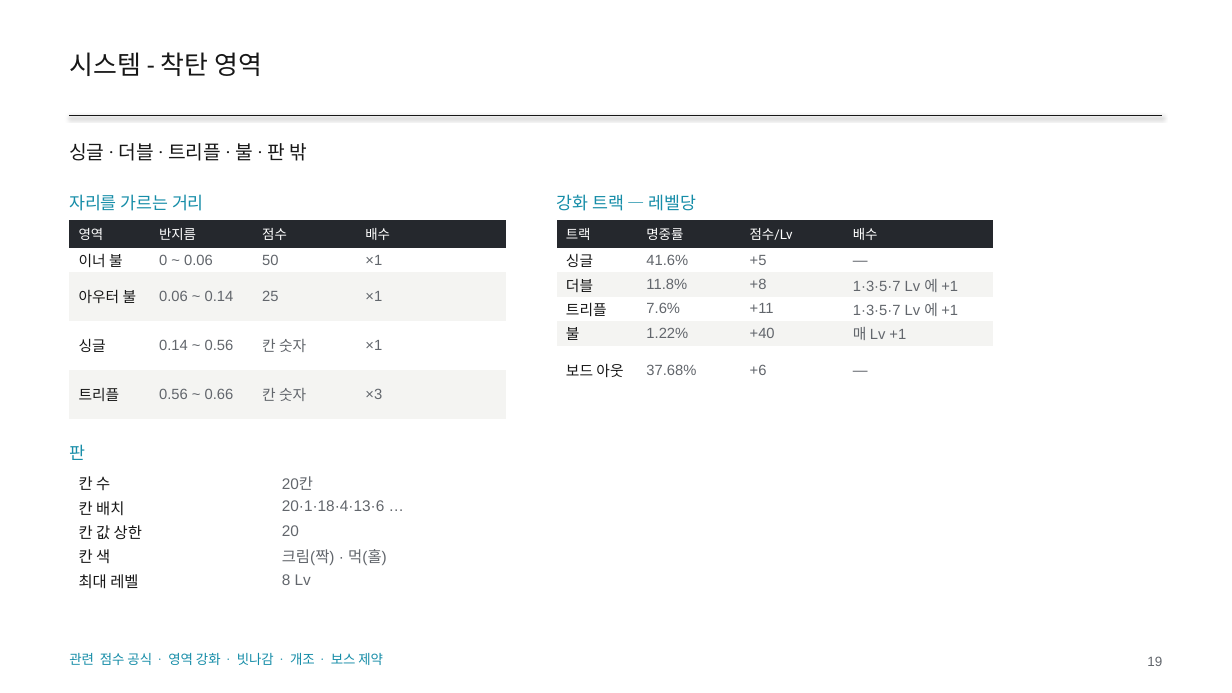
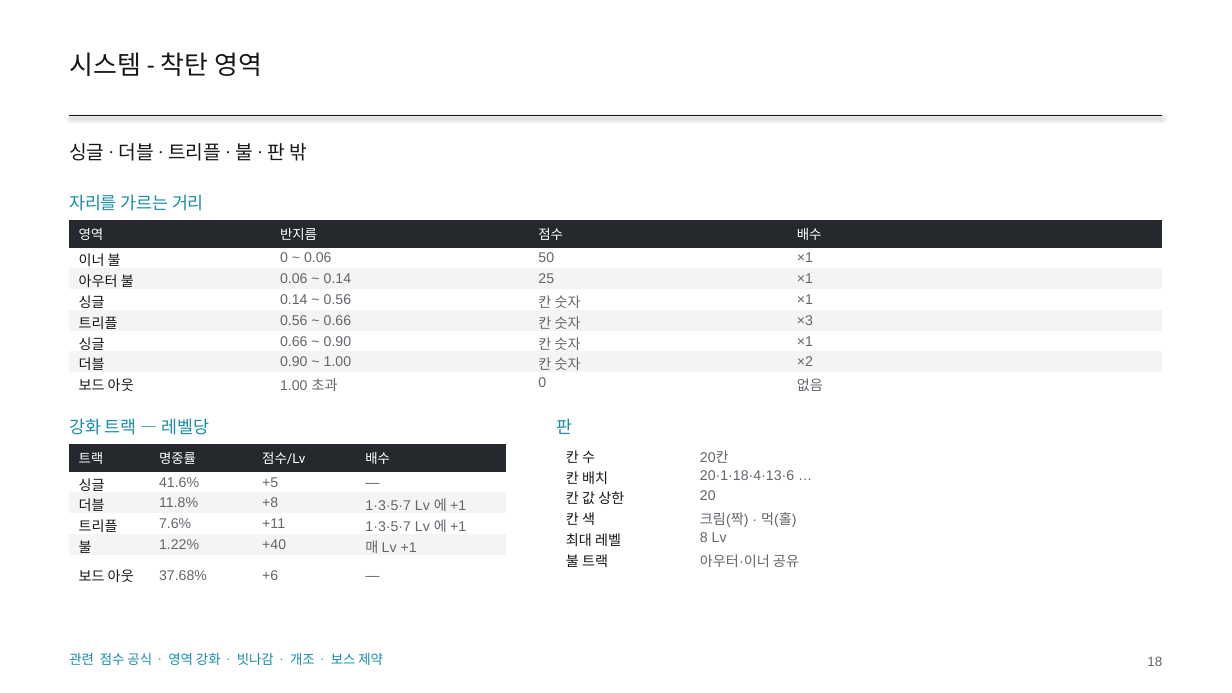
Before and after one commit to GGbong69/test-03, a slide deck: slide 18 of docs/HIGHTONE_기획서.pptx (slide 19 before the commit). Drawn at 1232x693 pixels with LibreOffice and Linux fonts; fonts in the diff are those of the drawing. Boxes give left, top, right and bottom in pixels: in the first picture for what was removed or moved away, otherwise in the second. Text is boxed around its words. In the diff, an @@ line names an element or a change of style, - is before the commit and + after.

```diff
--- a/docs/HIGHTONE_기획서.pptx
+++ b/docs/HIGHTONE_기획서.pptx
@@ table at [69, 220, 1164, 395] @@
+row 6: 싱글 | 0.66 ~ 0.90 | 칸 숫자 | ×1
+row 7: 더블 | 0.90 ~ 1.00 | 칸 숫자 | ×2
+row 8: 보드 아웃 | 1.00 초과 | 0 | 없음
@@ table: place and size @@
-table at [69, 220, 506, 419]
+table at [69, 220, 1164, 395]
@@ text "강화 트랙 — 레벨당": place and size @@
-text "강화 트랙 — 레벨당" at [557, 194, 697, 211]
+text "강화 트랙 — 레벨당" at [69, 418, 210, 435]
@@ text "판": place and size @@
-text "판" at [69, 444, 85, 460]
+text "판" at [557, 418, 573, 434]
@@ table at [69, 444, 506, 596] @@
@@ size 11.5 to 11 pt in "싱글", "41.6%", "+5", "—" and 16 more places @@
@@ table: place and size @@
-table at [557, 220, 994, 395]
+table at [69, 444, 506, 596]
@@ table at [557, 444, 994, 571] @@
+row 6: 불 트랙 | 아우터·이너 공유
@@ table: place and size @@
-table at [69, 470, 1163, 593]
+table at [557, 444, 994, 571]
```
Also in this commit, not shown: 28 other slides changed, 1 slide added, 1 slide removed, 3 other files.
